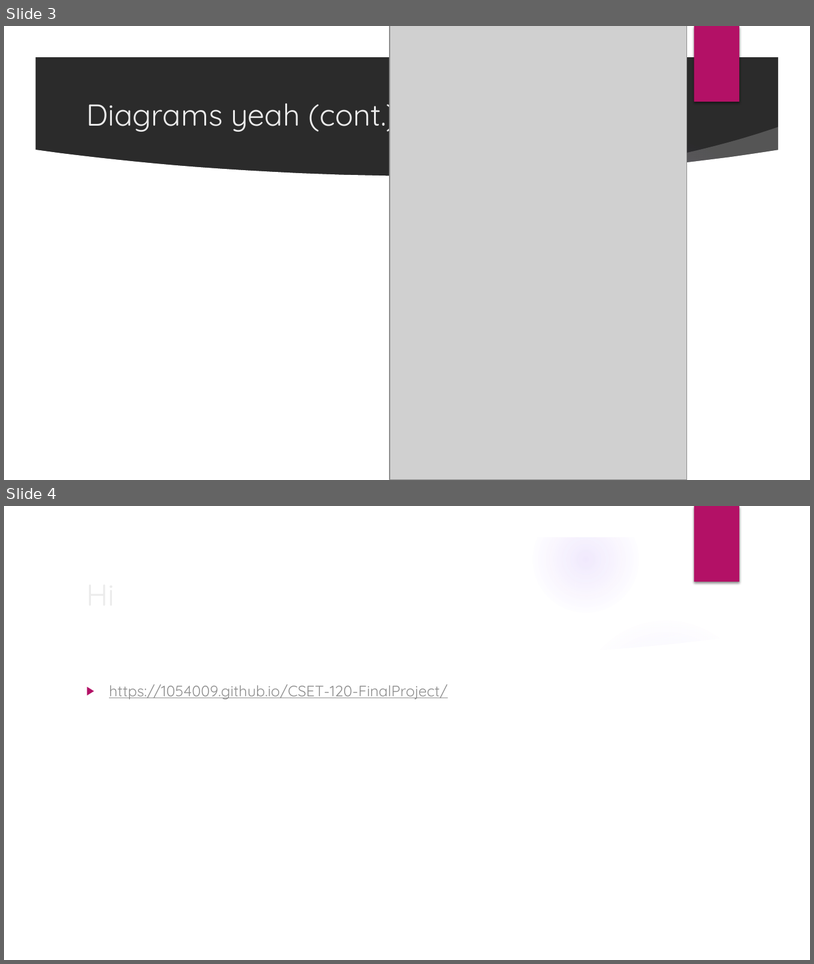
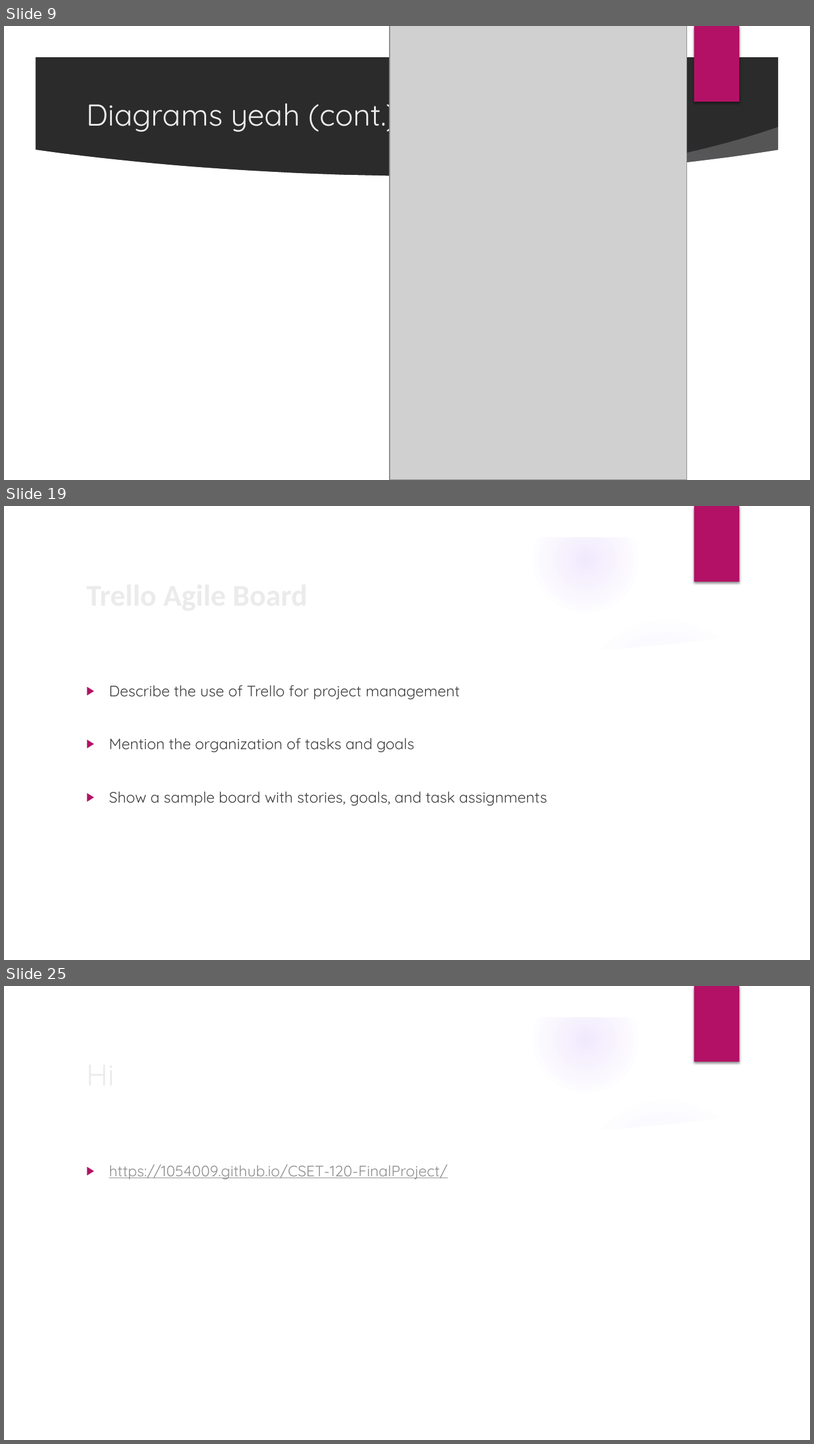
Before and after one commit to old-account-dont-use/CSET-120-FinalProject, a slide deck: docs/Presentation.pptx. Shown one above the other, each under a label of ours: slides 3 and 4 before the commit, slides 9, 19 and 25 after it; the slides between them are not shown. The pictures are 814x964 and 814x1444 pixels, drawn with LibreOffice and Linux fonts; fonts in the diff are those of the drawing; grey boxes stand for pictures; background and template pictures are left out; a plain dark background stands for a picture behind light text. Boxes give left, top, right and bottom in pixels: in the first picture for what was removed or moved away, otherwise in the second. Text is boxed around its words. In the diff, an @@ line names an element or a change of style, - is before the commit and + after.

```diff
--- a/docs/Presentation.pptx
+++ b/docs/Presentation.pptx
@@ slide 19 added at [4,506,810,960], background picture (left out); not listed: 9 template elements that a slide beside it also shows @@
@@ text added at [109,685,548,805], 18 pt, text #404040 @@
+▶ Describe the use of Trello for project management
+▶ Mention the organization of tasks and goals
+▶ Show a sample board with stories, goals, and task assignments
@@ title added at [219,685,285,803], 36 pt, text #EBEBEB, bold @@
+Trello Agile Board
@@ what was slide 3 is now slide 9 @@
@@ what was slide 4 is now slide 25 @@
```
Also in this commit, not shown: 1 slide changed, 20 other slides added, 5 other files.
